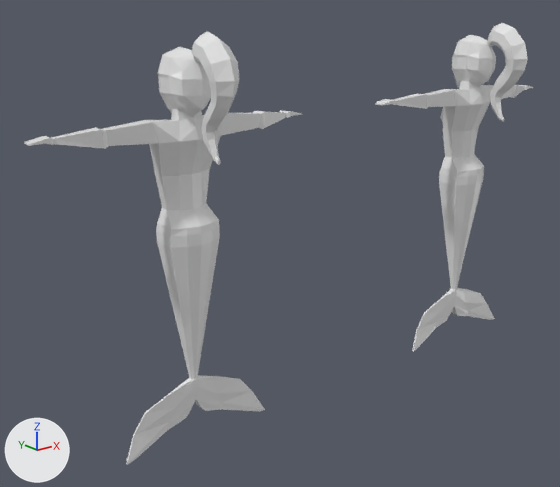
Before and after pictures for a commit that changed the Blender file Assets/Blender/mermaid/samantha.blend.
Rendered twice from a camera (50 mm lens) standing at (-18.5, -29.9, 11.0) and looking at (6.4, 1.2, -1.4). Arrows for +X, +Y and +Z are at lower left; the lights stay in place.

Objects in the first picture: 'Body.Raw', 'Hair.Raw', 'Mermaid'.
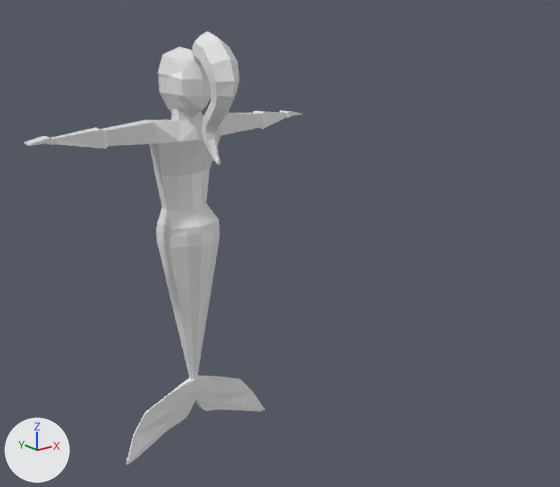
Changed parts and their boxes (x1, y1, x2, y2) in the pictures (560 x 487 px):
'Body.Raw', hidden
    before: (375, 57, 533, 351)
'Hair.Raw', hidden
    before: (453, 23, 528, 122)

The change, as a list of edits to the scene's bpy script:
```text
Change ob_body_raw:
    add ob_body_raw.hide_set(True)
Change ob_hair_raw:
    add ob_hair_raw.hide_set(True)
```
